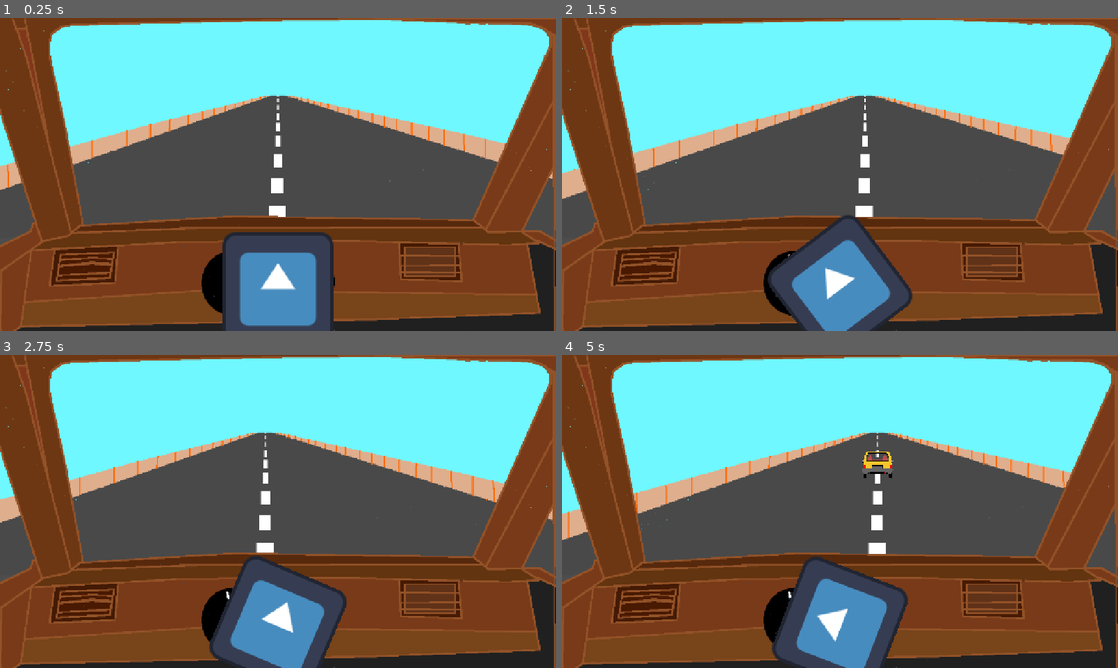
Above: before the commit, frames 1-4 (two rows, left to right).
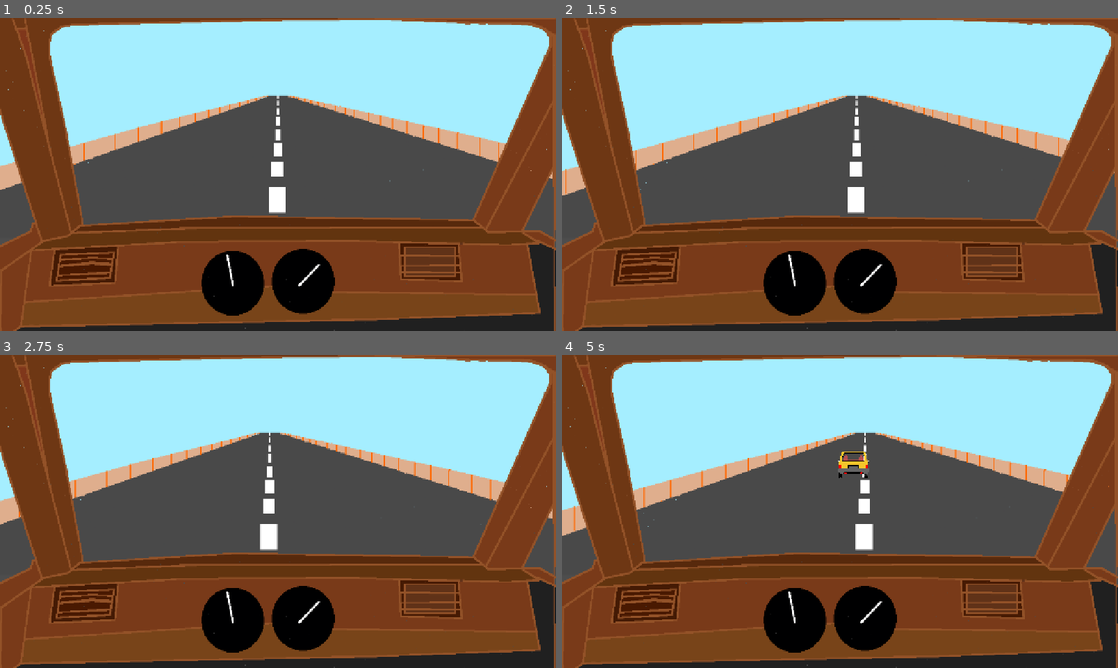
Above: after the commit, the same moments.

Repository: Armaan240/dash-board
Game: Godot game, scene res://game/main.tscn
The game is run twice, just before and just after one commit, with the same random seed, the same clock (stepped at 60 frames per second) and the same inputs. The engine's default icon, where the game draws it, is replaced by a stand-in: a white triangle on a blue panel in a dark square.
Inputs (mouse positions are in pixels of both pictures, inside the frame that each line leads up to):
- Up to frame 1 (0.25 s): no input
- Up to frame 2 (1.5 s): tap Enter at 0.5 s; move the mouse to (867, 174) at 0.52 s; hold Up (ui_up) from 0.53 s (still down); move the mouse to (812, 174) at 1.27 s
- Up to frame 3 (2.75 s): keep holding Up (ui_up); move the mouse to (289, 505) at 2.02 s
- Up to frame 4 (5 s): keep holding Up (ui_up); move the mouse to (834, 517) at 2.77 s; tap Space at 3.5 s; move the mouse to (878, 514) at 3.52 s; move the mouse to (795, 508) at 4.27 s

The runs differ from the first frame. In frame 1, 34% of the frame differs, in the area x 0-99%, y 0-100%; in frame 2, 35%; in frame 3, 35%; in frame 4, 37%.

Commit message:
Finalised the game :P

Diff:
--- /dev/null
+++ b/default_bus_layout.tres
@@ -0,0 +1,4 @@
+[gd_resource type="AudioBusLayout" format=3 uid="uid://d23wksblmvoxv"]
+
+[resource]
+bus/0/volume_db = -1.9947557
--- a/game/main.gd
+++ b/game/main.gd
@@ -6,29 +6,47 @@
 var car_scenes = [preload("res://game/traffic.tscn"),]
 var road_base := 0.0
 var sky_base := 0.0
+var vibration_on := true
 
 func _ready():
 	road_base = $road.position.x
 	sky_base = $sky.position.x
 
-var lanes = [0.0]
+const LANE := 200.0
+var player_x := 0.0
+var lanes = [-LANE, LANE]
+
 func _process(delta):
+	var target := 0.4
+	var rate := 0.2
 	if Input.is_action_pressed("ui_up"):
-		speed = move_toward(speed, 1.0, delta * 0.3)
-	else:
-		speed = move_toward(speed, 0.4, delta * 0.2)
+		target = 1.0
+		rate = 0.3
+	if speed < 0.0:
+		rate = 0.8
+	speed = move_toward(speed, target, rate * delta)
+
 	$road.speed_scale = speed * 3.0
-	$road.position.x = road_base - steer * 300.0
-	$sky.position.x = sky_base - steer * 80.0
+	player_x = steer * LANE
+	$road.position.x = road_base - player_x
+	$sky.position.x = sky_base - player_x * 0.25
 func _on_spawn_timer_timeout():
+	if $Traffic.get_child_count() >= 3:
+		return
 	var car = car_scenes.pick_random().instantiate()
 	car.lane_offset = lanes.pick_random()
 	$Traffic.add_child(car)
+	$SpawnTimer.wait_time = randf_range(2.5, 5.0)
 
 func crash(car):
 	car.bounce()
-	speed = 0.1
+	speed = -0.6
 	jolt()
+	$crash.pitch_scale = randf_range(0.9, 1.1)
+	$crash.play()
+	if vibration_on:
+		for pad in Input.get_connected_joypads():
+			Input.start_joy_vibration(pad, 0.6, 1.0, 1.0)
 
 func jolt():
 	var tw = create_tween()
--- a/game/main.tscn
+++ b/game/main.tscn
@@ -6,6 +6,7 @@
 [ext_resource type="Script" uid="uid://c5ter8cac74al" path="res://game/steer.gd" id="2_xtpaf"]
 [ext_resource type="Texture2D" uid="uid://g4wj2c3f8lco" path="res://art/road/sprite_1.png" id="3_wjctj"]
 [ext_resource type="Texture2D" uid="uid://8ut0wvwqsqm5" path="res://art/dash.png" id="4_dgpao"]
+[ext_resource type="AudioStream" uid="uid://6k86b68p5a36" path="res://art/crash.ogg" id="7_wjctj"]
 
 [sub_resource type="SpriteFrames" id="SpriteFrames_ngg10"]
 animations = [{
@@ -29,14 +30,14 @@
 offset_top = -21.0
 offset_right = 1443.0
 offset_bottom = 431.0
-color = Color(0.43576503, 0.97126406, 1, 1)
+color = Color(0.6452473, 0.93233365, 0.99999994, 1)
 
 [node name="road" type="AnimatedSprite2D" parent="." unique_id=1705437864]
 position = Vector2(640, 340)
 scale = Vector2(1.5, 1.5)
 sprite_frames = SubResource("SpriteFrames_ngg10")
 autoplay = "default"
-frame_progress = 0.114665434
+frame_progress = 0.7562227
 
 [node name="SpawnTimer" type="Timer" parent="." unique_id=1224308752]
 wait_time = 3.1999999999999997
@@ -47,6 +48,7 @@
 [node name="Cockpit" type="Node2D" parent="." unique_id=1232217993]
 
 [node name="steer" type="Sprite2D" parent="Cockpit" unique_id=748449097]
+visible = false
 z_index = 2
 position = Vector2(640, 620)
 scale = Vector2(2, 2)
@@ -59,4 +61,8 @@
 scale = Vector2(1, 1.0277778)
 texture = ExtResource("4_dgpao")
 
+[node name="crash" type="AudioStreamPlayer2D" parent="." unique_id=1408516893]
+stream = ExtResource("7_wjctj")
+volume_db = 15.91
+
 [connection signal="timeout" from="SpawnTimer" to="." method="_on_spawn_timer_timeout"]
--- a/game/steer.gd
+++ b/game/steer.gd
@@ -12,8 +12,8 @@
 
 func _input(event):
 	if event is InputEventMouseMotion:
-		steer = clamp(steer + event.relative.x * SENSITIVITY, -0.5, 0.5)
+		steer = clamp(steer + event.relative.x * SENSITIVITY, -1.0, 1.0)
 
 func _process(delta):
 	get_tree().current_scene.steer = steer
-	rotation = lerp_angle(rotation, steer * deg_to_rad(240), delta * 10)
+	rotation = lerp_angle(rotation, steer * deg_to_rad(120), delta * 10)
--- a/game/traffic.gd
+++ b/game/traffic.gd
@@ -2,7 +2,6 @@
 
 var depth := 0.0
 var lane_offset := 0.0
-var drift := -60.0
 var hit := false
 var knocked := false
 
@@ -13,24 +12,25 @@
 @onready var main = get_tree().current_scene
 @onready var sprite = $Sprite
 
-
 func _process(delta):
 	if not knocked:
 		depth += delta * main.speed * 0.25
-	sprite.speed_scale = main.speed * 3.0
+		depth = maxf(depth, 0.0)
+	sprite.speed_scale = absf(main.speed) * 3.0
 	var t = depth * depth
 	var tx = pow(depth, 2.5)
 	scale = Vector2.ONE * lerp(0.05, 0.8, t)
 	position.y = lerp(HORIZON_Y, BOTTOM_Y, t)
-	position.x = VANISH_X + lane_offset * tx - main.steer * 300.0
-	if not hit and depth > 0.9 and abs(position.x - VANISH_X) < 150.0:
+	position.x = VANISH_X - main.player_x + lane_offset * tx
+	if not hit and depth > 0.9 and abs(position.x - VANISH_X) < 130.0:
 		main.crash(self)
+	if depth > 1.2:
 		queue_free()
 
 func bounce():
 	hit = true
 	knocked = true
 	var tw = create_tween()
-	tw.tween_property(self, "depth", depth - 0.4, 0.6)\
+	tw.tween_property(self, "depth", maxf(depth - 0.2, 0.05), 0.7)\
 		.set_trans(Tween.TRANS_BOUNCE).set_ease(Tween.EASE_OUT)
 	tw.tween_callback(func(): knocked = false)
Not shown, added: art/crash.ogg.import
Binary file added: art/sky.jpg
Not shown, added: art/sky.jpg.import
Not shown, added: art/sound.mp3.import
Not shown, added: art/crash.ogg
Not shown, added: art/sound.mp3
